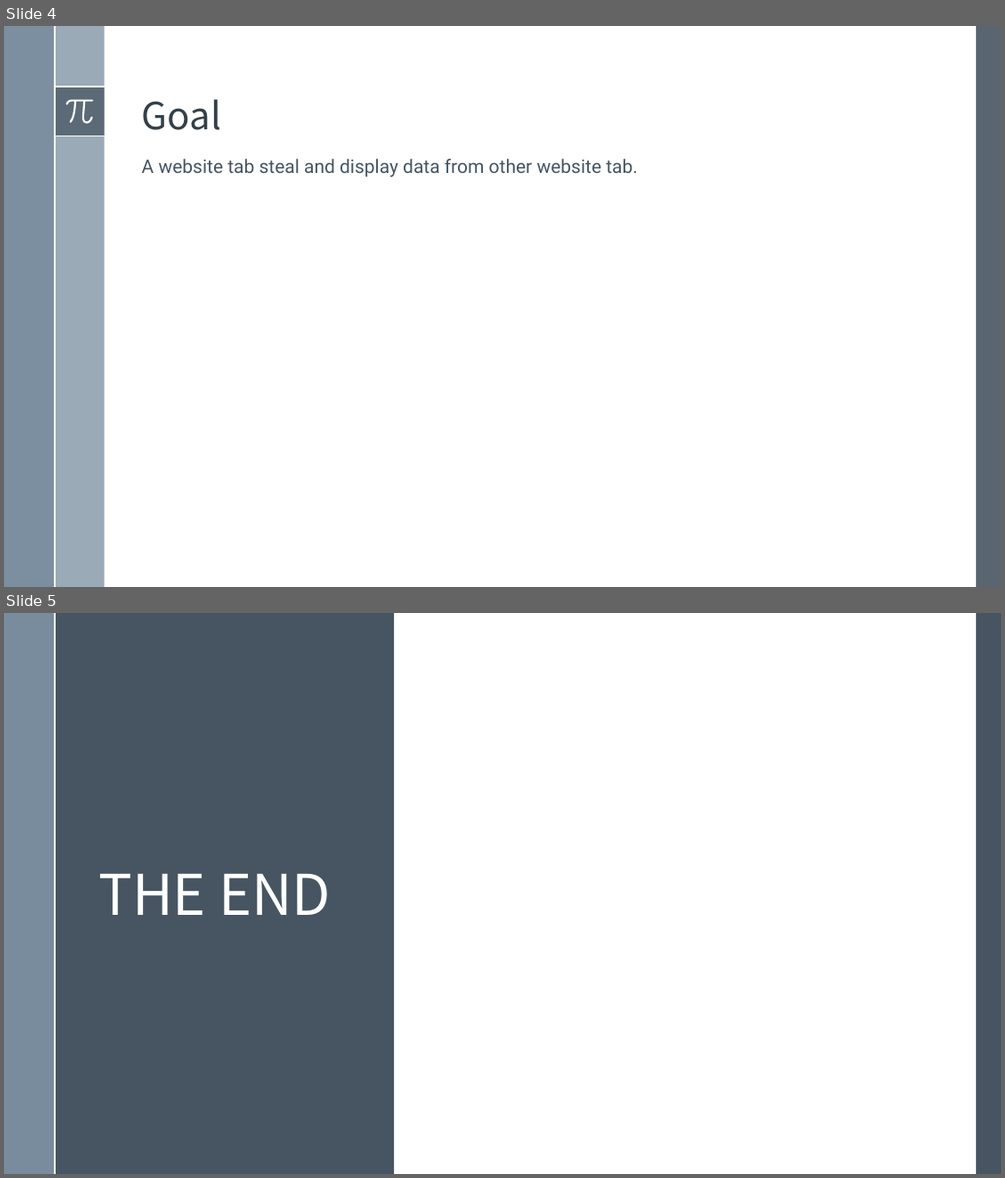
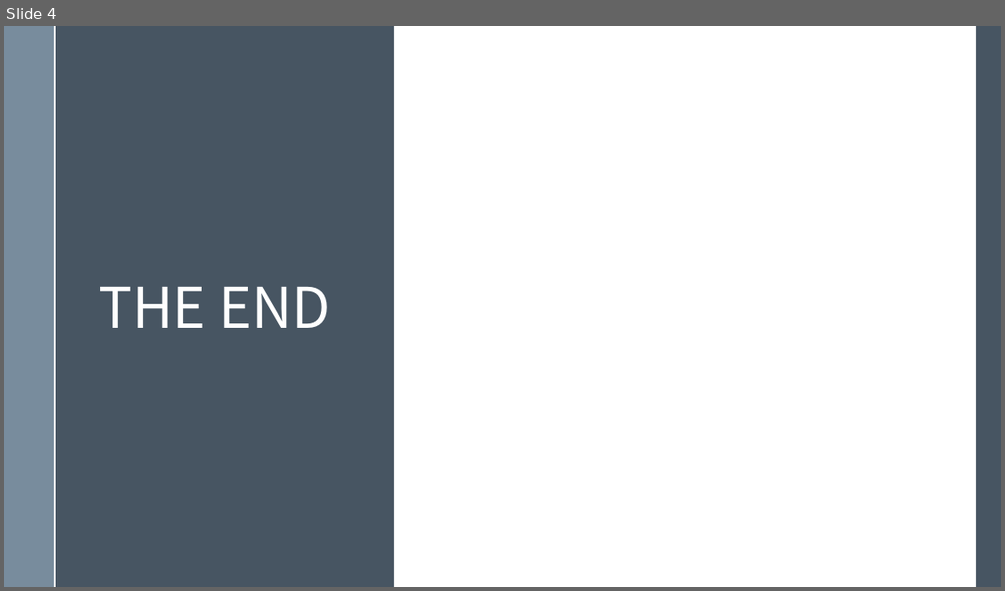
Before and after one commit to Luna1996/WUSTL, a slide deck: 571/CSE571S Final Project.pptx. Shown one above the other, each under a label of ours: slides 4 and 5 before the commit, slide 4 after it. The pictures are 1005x1178 and 1005x591 pixels, drawn with LibreOffice and Linux fonts; fonts in the diff are those of the drawing. Boxes give left, top, right and bottom in pixels: in the first picture for what was removed or moved away, otherwise in the second. Text is boxed around its words. In the diff, an @@ line names an element or a change of style, - is before the commit and + after.

```diff
--- a/571/CSE571S Final Project.pptx
+++ b/571/CSE571S Final Project.pptx
@@ slide 4 removed at box(4, 26, 1001, 587), background #FFFFFF @@
@@ rectangle removed at box(4, 26, 54, 587) @@
@@ rectangle removed at box(54, 26, 105, 587) @@
@@ line removed from (54, 26) to (54, 587) @@
@@ rectangle removed at box(976, 26, 1001, 587) @@
@@ rectangle removed at box(54, 87, 105, 136) @@
@@ line removed from (54, 87) to (105, 87) @@
@@ freeform shape removed at box(66, 99, 94, 123) @@
@@ title removed at box(142, 99, 221, 130) @@
-Goal
@@ line removed from (54, 136) to (105, 136) @@
@@ text removed at box(142, 159, 638, 177) @@
-A website tab steal and display data from other website tab.
@@ what was slide 5 is now slide 4 @@
```
Also in this commit, not shown: 1 slide changed, 2 slides added, 2 other slides removed, 7 other files.
